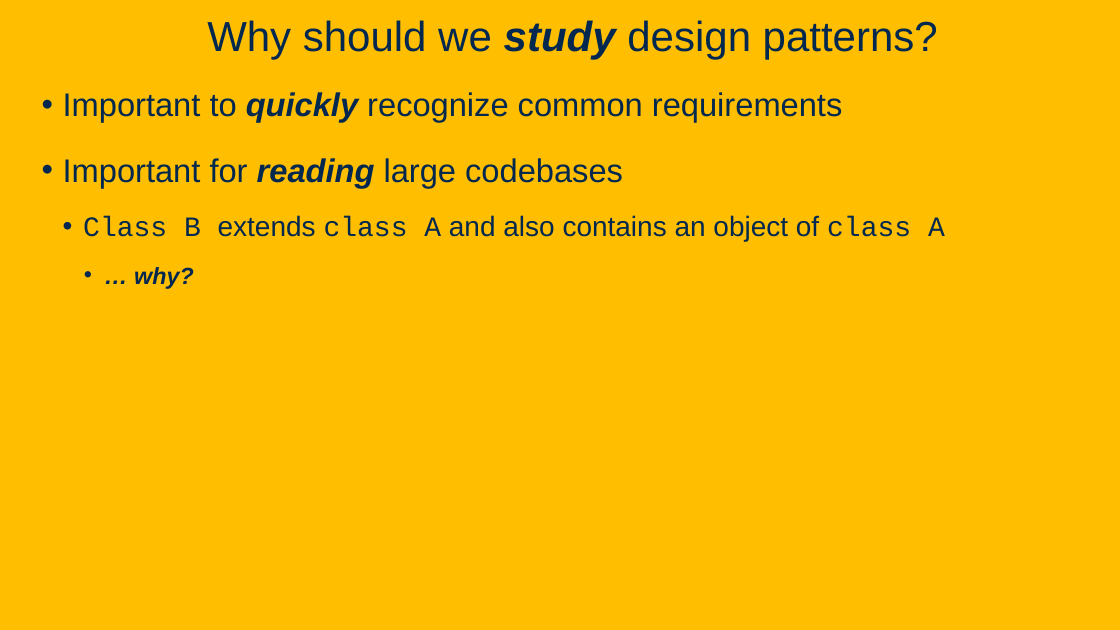
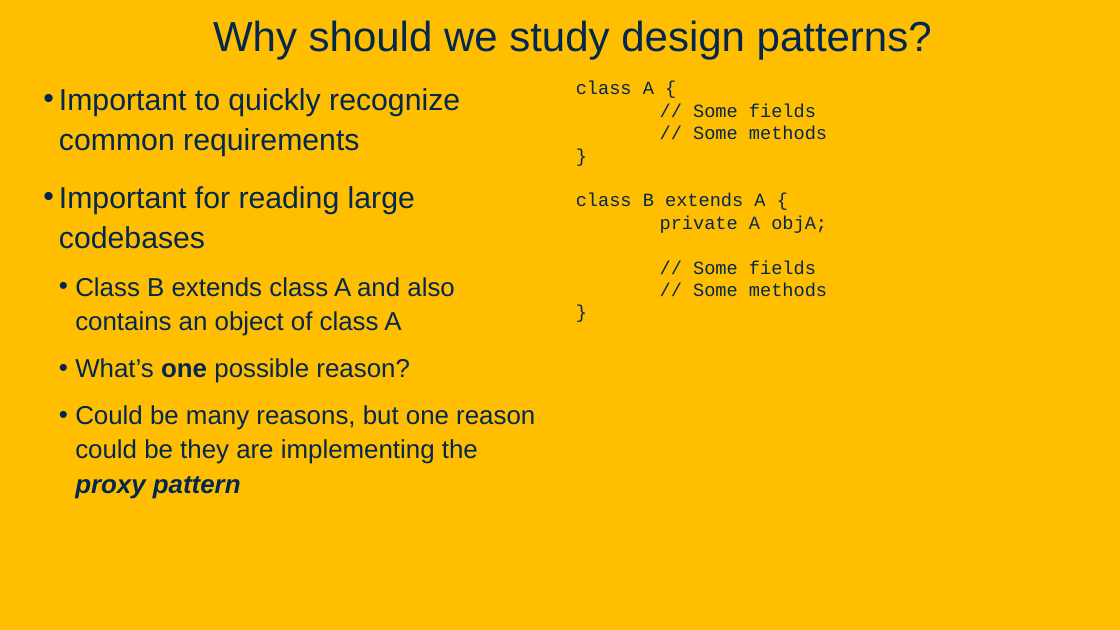
Before and after one commit to davsec-teaching/ECS160-Winter2025, a slide deck: slide 16 of slides/8_design_patterns.pptx (slide 14 before the commit). Drawn at 1120x630 pixels with LibreOffice and Linux fonts; fonts in the diff are those of the drawing; background and template pictures are left out. Boxes give left, top, right and bottom in pixels: in the first picture for what was removed or moved away, otherwise in the second. Text is boxed around its words. In the diff, an @@ line names an element or a change of style, - is before the commit and + after.

Commit message:
Design patterns slide

```diff
--- a/slides/8_design_patterns.pptx
+++ b/slides/8_design_patterns.pptx
@@ title "Why should we study design ..." at [213,20,932,59]: bold off, italic off in "study" @@
@@ text at [59,88,460,336]: size 28 to 25.9 pt in "Important to quickly recognize common requirements", "Important for reading large codebases"; bold off, italic off in "quickly", "reading"; size 24 to 22.2 pt in "Class B extends class A and also ..."; font Courier New to Arial in "Class B class A class A"; indent changed; line spacing 1.2 to 1.1 @@
@@ text added at [576,81,827,297], 16 pt, text #022850 @@
+class A {
+// Some fields
+// Some methods
+}
+class B extends A {
+private A objA;
+// Some fields
+// Some methods
+}
@@ text at [75,358,535,499]: text changed; size 20 to 22.2 pt; bold off; italic off @@
-    • … why?
+  • What’s one possible reason?
+  • Could be many reasons, but one reason could be they are implementing the proxy pattern
```
Also in this commit, not shown: 14 other slides changed, 13 slides added, 1 slide removed.
